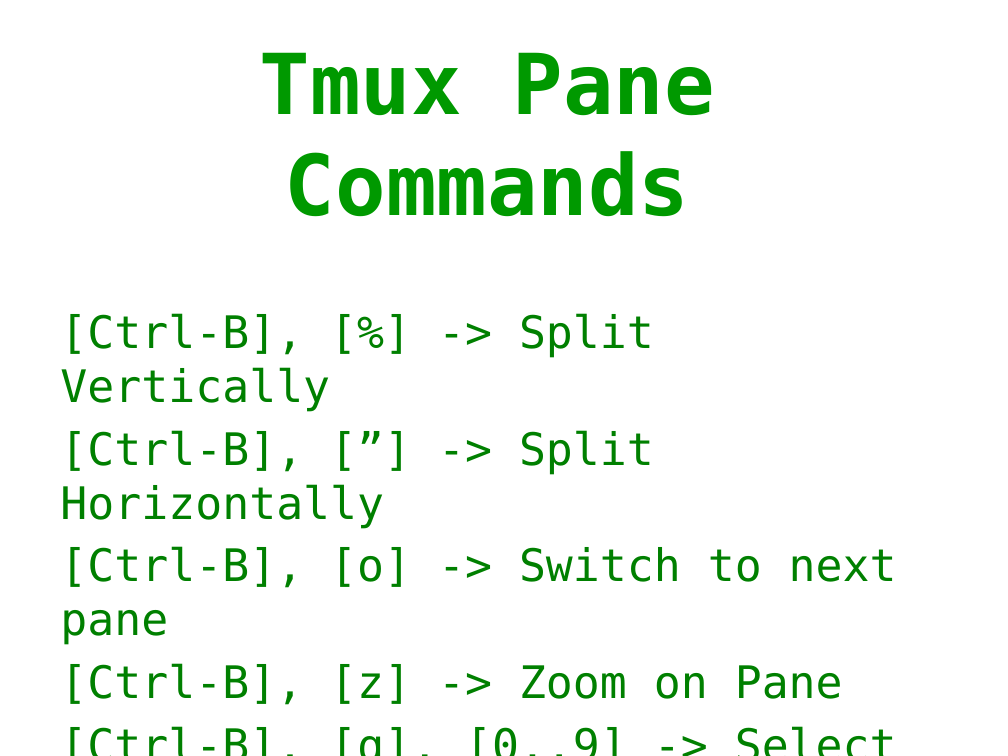
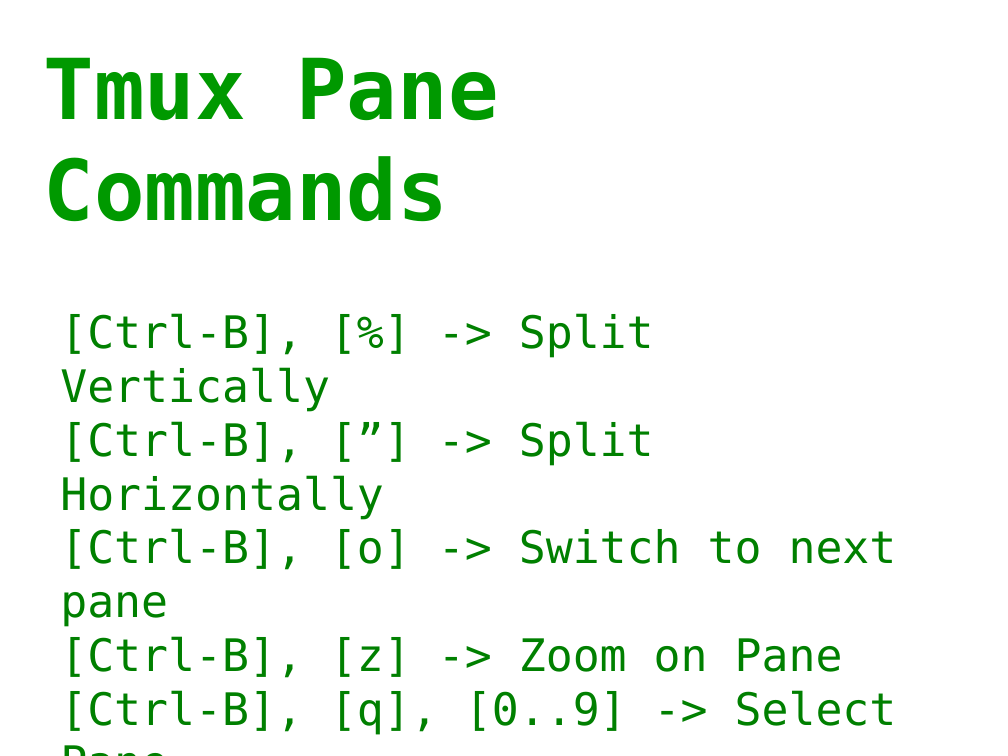
Before and after one commit to orlandoc01/presentation, a slide deck: slide 3 of Presentation1.pptx. Drawn at 1008x756 pixels with LibreOffice and Linux fonts; fonts in the diff are those of the drawing; background and template pictures are left out. Boxes give left, top, right and bottom in pixels: in the first picture for what was removed or moved away, otherwise in the second. Text is boxed around its words. In the diff, an @@ line names an element or a change of style, - is before the commit and + after.

```diff
--- a/Presentation1.pptx
+++ b/Presentation1.pptx
@@ text "Tmux Pane Commands" at bbox=[43, 57, 498, 222]: alignment centre to left @@
@@ text "[Ctrl-B], [%] -> Split Vertically" at bbox=[60, 313, 897, 735]: less space between paragraphs @@
```
Also in this commit, not shown: 4 other slides changed.
